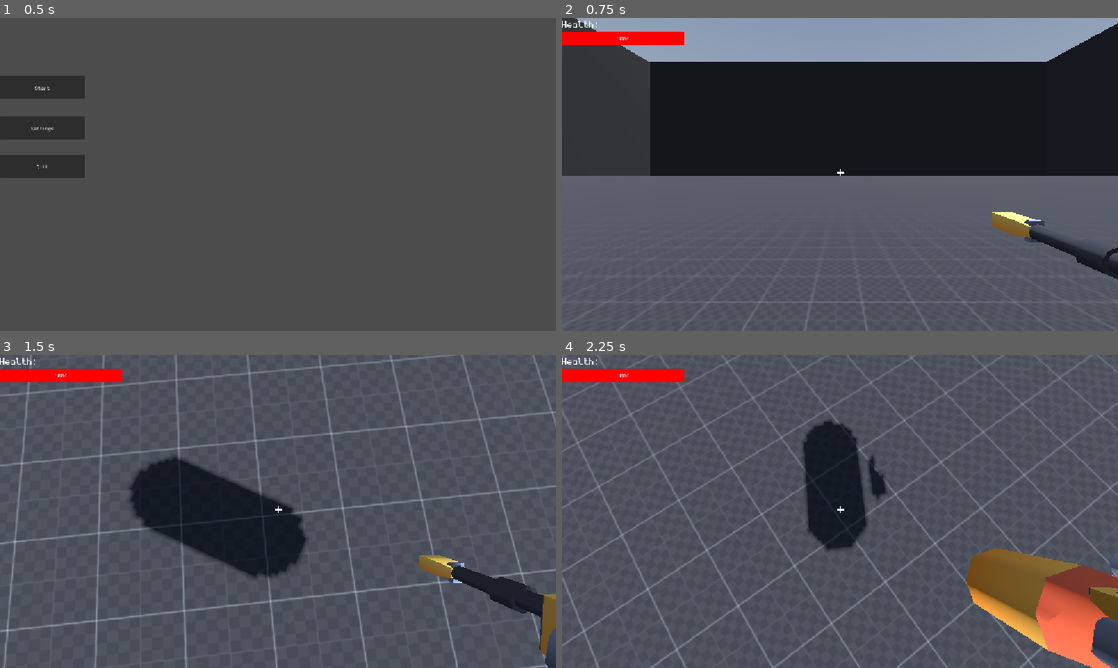
Above: before the commit, frames 1-4 (two rows, left to right).
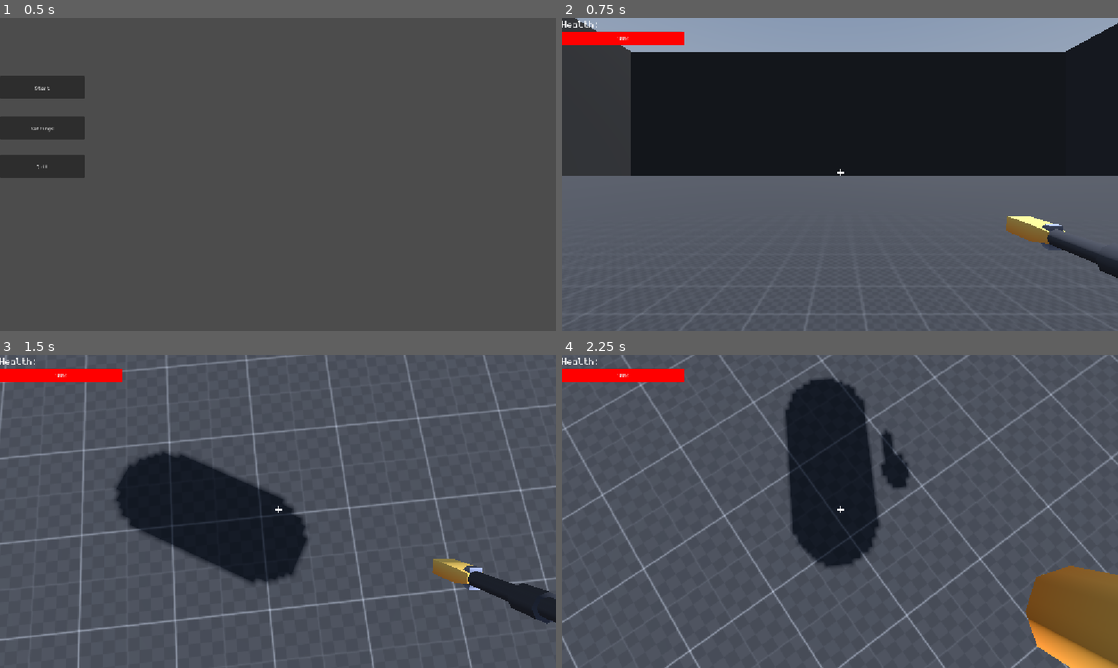
Above: after the commit, the same moments.

Repository: Enkrypt512/Cool-Movement-Game
Game: Godot game, scene res://Scenes/Menu.tscn
Two runs of this game, one before a commit and one after it. Both use one fixed random seed, a clock stepped at 60 frames per second and the inputs below. A sky picture missing from this copy of the repository is replaced by a grey-blue gradient.
Inputs (mouse positions are in pixels of both pictures, inside the frame that each line leads up to):
- Up to frame 1 (0.5 s): no input
- Up to frame 2 (0.75 s): click "Start" at 0.5 s
- Up to frame 3 (1.5 s): tap Enter at 1.25 s; move the mouse to (305, 511) at 1.27 s; press the mouse at (305, 511) at 1.28 s; hold W (Forward) from 1.28 s (still down)
- Up to frame 4 (2.25 s): keep holding W (Forward); tap Space (Jump) at 1.52, 1.82 s; right-click (867, 511) at 1.55 s; move the mouse to (812, 511) at 2.02 s; release the mouse at (812, 511) at 2.03 s; right-click (812, 511) at 2.1 s; click (812, 511) at 2.17 s

Frame 1 is identical in both runs. In frame 2, 4.5% of the frame differs, in the area x 12-100%, y 10-95%; in frame 3, 9.4%; in frame 4, 19%, in the area x 0-100%, y 0-100%.

Commit message:
Fix Bugs And Add Aim Down Sight
Makes The Health Box Actually Add Health And The Enemies Actually Hurt,And Makes The Tooltip For The No Shake Toggle Between The Menu And The Ingame Menu,Aim Down Sight Has Also Been Added

Diff:
--- /dev/null
+++ b/Scenes/Aim Down Sight.tscn
@@ -0,0 +1,22 @@
+[gd_scene format=3 uid="uid://b23jj064p6p7r"]
+
+[ext_resource type="Shader" uid="uid://5g6ukspyfi5j" path="res://Scripts/Aim Down Sight.gdshader" id="1_pe3uq"]
+
+[sub_resource type="ShaderMaterial" id="ShaderMaterial_lmyy4"]
+shader = ExtResource("1_pe3uq")
+shader_parameter/Outer_Color = Color(0, 0, 0, 1)
+shader_parameter/Radius = 200.000007125
+shader_parameter/Shadow_Softness = 84.766003551385
+shader_parameter/Inner_Vignette = 0.35
+shader_parameter/Rim_Width = 6.0
+
+[node name="Aim Down Sight" type="CanvasLayer" unique_id=1922972168]
+layer = -1
+
+[node name="ColorRect" type="ColorRect" parent="." unique_id=636416568]
+material = SubResource("ShaderMaterial_lmyy4")
+anchors_preset = 15
+anchor_right = 1.0
+anchor_bottom = 1.0
+grow_horizontal = 2
+grow_vertical = 2
--- a/Scenes/Bullet.tscn
+++ b/Scenes/Bullet.tscn
@@ -13,7 +13,7 @@
 
 [node name="Collision Detection" type="Area3D" parent="." unique_id=1362840925]
 
-[node name="CollisionShape3D" type="CollisionShape3D" parent="Collision Detection" unique_id=2068731000]
+[node name="Collision Shape" type="CollisionShape3D" parent="Collision Detection" unique_id=2068731000]
 transform = Transform3D(1, 0, 0, 0, 0, -1.0000001, 0, 1.0000001, 0, 0, 0, 0.21542369)
 shape = SubResource("CapsuleShape3D_lmyy4")
 
--- a/Scenes/Menu.tscn
+++ b/Scenes/Menu.tscn
@@ -394,7 +394,7 @@
 offset_top = 438.0
 offset_right = 200.0
 offset_bottom = 478.0
-tooltip_text = "Disables Headbobbing"
+tooltip_text = "Disables Any Kind Of Camera Movement,Such As Headbobbing"
 mouse_filter = 0
 text = "No Shake:"
 horizontal_alignment = 1
--- a/Scenes/Player.tscn
+++ b/Scenes/Player.tscn
@@ -10,10 +10,11 @@
 [ext_resource type="Script" uid="uid://bo826kugag5sx" path="res://Scripts/HUD.gd" id="7_52ee3"]
 [ext_resource type="Texture2D" uid="uid://kprms3v75t44" path="res://Assets/textures/Crosshair.png" id="8_bhhdu"]
 [ext_resource type="PackedScene" uid="uid://bqe7pi6jcjj5f" path="res://Scenes/Speed Lines.tscn" id="10_yoq75"]
+[ext_resource type="PackedScene" uid="uid://b23jj064p6p7r" path="res://Scenes/Aim Down Sight.tscn" id="11_ksbbd"]
 
 [sub_resource type="Animation" id="Animation_ksbbd"]
 resource_name = "Blaster Recoil"
-length = 0.19999999999999998
+length = 0.2
 tracks/0/type = "value"
 tracks/0/imported = false
 tracks/0/enabled = true
@@ -41,7 +42,7 @@
 
 [sub_resource type="Animation" id="Animation_yoq75"]
 resource_name = "Glock Recoil"
-length = 0.19999999999999998
+length = 0.2
 tracks/0/type = "value"
 tracks/0/imported = false
 tracks/0/enabled = true
@@ -69,7 +70,7 @@
 
 [sub_resource type="Animation" id="Animation_miouo"]
 resource_name = "Minigun"
-length = 0.19999999999999998
+length = 0.2
 tracks/0/type = "value"
 tracks/0/imported = false
 tracks/0/enabled = true
@@ -97,7 +98,7 @@
 
 [sub_resource type="Animation" id="Animation_bhhdu"]
 resource_name = "Percision Recoil"
-length = 0.19999999999999998
+length = 0.2
 step = 0.0333333
 tracks/0/type = "value"
 tracks/0/imported = false
@@ -233,10 +234,12 @@
 }
 
 [sub_resource type="CapsuleShape3D" id="CapsuleShape3D_pn0ev"]
+radius = 0.80566406
 height = 3.0
 
 [sub_resource type="CapsuleShape3D" id="CapsuleShape3D_kln2b"]
-height = 1.7
+radius = 0.95410156
+height = 1.9082031
 
 [sub_resource type="CapsuleMesh" id="CapsuleMesh_lmyy4"]
 height = 3.0
@@ -304,7 +307,7 @@
 tracks/0/type = "value"
 tracks/0/imported = false
 tracks/0/enabled = true
-tracks/0/path = NodePath("Neck/Head/Eyes/Recoil/Camera3D:position")
+tracks/0/path = NodePath("Neck/Head/Eyes/Recoil/Camera:position")
 tracks/0/interp = 1
 tracks/0/loop_wrap = true
 tracks/0/keys = {
@@ -332,28 +335,28 @@
 [node name="Recoil" type="Node3D" parent="Neck/Head/Eyes" unique_id=1144209623]
 script = ExtResource("2_megsn")
 
-[node name="Camera3D" type="Camera3D" parent="Neck/Head/Eyes/Recoil" unique_id=1778389079]
-
-[node name="Guns" type="Node3D" parent="Neck/Head/Eyes/Recoil/Camera3D" unique_id=2008800675]
+[node name="Camera" type="Camera3D" parent="Neck/Head/Eyes/Recoil" unique_id=1778389079]
+
+[node name="Guns" type="Node3D" parent="Neck/Head/Eyes/Recoil/Camera" unique_id=2008800675]
 transform = Transform3D(1, 0, 0, 0, 1, 0, 0, 0, 1, 0.70443773, -0.15963483, 0)
 script = ExtResource("2_nn08x")
 
-[node name="Percision" parent="Neck/Head/Eyes/Recoil/Camera3D/Guns" unique_id=991091972 instance=ExtResource("2_5ixxa")]
+[node name="Percision" parent="Neck/Head/Eyes/Recoil/Camera/Guns" unique_id=991091972 instance=ExtResource("2_5ixxa")]
 transform = Transform3D(1, 0, 0, 0, 0.9969055, -0.078607954, 0, 0.078607954, 0.9969055, 0.055000007, -0.0670473, -0.90075874)
 
-[node name="Glock" parent="Neck/Head/Eyes/Recoil/Camera3D/Guns" unique_id=217729379 instance=ExtResource("3_nn08x")]
+[node name="Glock" parent="Neck/Head/Eyes/Recoil/Camera/Guns" unique_id=217729379 instance=ExtResource("3_nn08x")]
 transform = Transform3D(1, 0, 0, 0, 1, 0, 0, 0, 1, 0.14962071, -0.055550218, -0.40853763)
 visible = false
 
-[node name="Blaster" parent="Neck/Head/Eyes/Recoil/Camera3D/Guns" unique_id=305994673 instance=ExtResource("5_bhhdu")]
+[node name="Minigun" parent="Neck/Head/Eyes/Recoil/Camera/Guns" unique_id=562311047 instance=ExtResource("4_52ee3")]
+transform = Transform3D(1, 0, 0, 0, 1, 0, 0, 0, 1, 0.12247503, -0.27970588, -0.7731428)
+visible = false
+
+[node name="Blaster" parent="Neck/Head/Eyes/Recoil/Camera/Guns" unique_id=305994673 instance=ExtResource("5_bhhdu")]
 transform = Transform3D(1, 0, 0, 0, 1, 0, 0, 0, 1, 0.14032531, -0.20808518, -0.6925007)
 visible = false
 
-[node name="Minigun" parent="Neck/Head/Eyes/Recoil/Camera3D/Guns" unique_id=562311047 instance=ExtResource("4_52ee3")]
-transform = Transform3D(1, 0, 0, 0, 1, 0, 0, 0, 1, 0.12247503, -0.27970588, -0.7731428)
-visible = false
-
-[node name="Gun Animations" type="AnimationPlayer" parent="Neck/Head/Eyes/Recoil/Camera3D/Guns" unique_id=179384305]
+[node name="Gun Animations" type="AnimationPlayer" parent="Neck/Head/Eyes/Recoil/Camera/Guns" unique_id=179384305]
 libraries/ = SubResource("AnimationLibrary_yoq75")
 
 [node name="Standing Collision Shape" type="CollisionShape3D" parent="." unique_id=1787137314]
@@ -374,9 +377,6 @@
 transform = Transform3D(1, 0, 0, 0, 1, 0, 0, 0, 1, 0, -0.5, 0)
 visible = false
 mesh = SubResource("CapsuleMesh_i1i1d")
-
-[node name="Speed Lines" parent="." unique_id=711406124 instance=ExtResource("10_yoq75")]
-layer = -1
 
 [node name="HUD" type="Control" parent="." unique_id=769087656]
 layout_mode = 3
@@ -405,6 +405,12 @@
 scale = Vector2(2, 2)
 texture = ExtResource("8_bhhdu")
 
+[node name="Speed Lines" parent="." unique_id=711406124 instance=ExtResource("10_yoq75")]
+layer = -1
+
+[node name="Aim Down Sight" parent="." unique_id=1922972168 instance=ExtResource("11_ksbbd")]
+visible = false
+
 [node name="Multiplayer Synchronizer" type="MultiplayerSynchronizer" parent="." unique_id=698011732]
 replication_config = SubResource("SceneReplicationConfig_bhhdu")
 
--- /dev/null
+++ b/Scripts/Aim Down Sight.gdshader
@@ -0,0 +1,20 @@
+shader_type canvas_item;
+
+uniform vec4 Outer_Color : source_color = vec4(0.0, 0.0, 0.0, 1.0);
+uniform float Radius : hint_range(50.0, 1000.0) = 350.0;
+uniform float Shadow_Softness : hint_range(10.0, 300.0) = 120.0;
+uniform float Inner_Vignette : hint_range(0.0, 1.0) = 0.35;
+uniform float Rim_Width : hint_range(0.0, 30.0) = 6.0;
+
+void fragment() {
+	vec2 Size = 1.0 / SCREEN_PIXEL_SIZE;
+	vec2 Center = Size * 0.5;
+	float Distance = distance(FRAGCOORD.xy, Center);
+	float Outer_Mask = smoothstep(Radius - 2.0, Radius, Distance);
+	float Inner_Shadow = smoothstep(Radius - Shadow_Softness, Radius, Distance);
+	float Glass_Vignette = pow(Distance / Radius, 2.0) * Inner_Vignette;
+	float Rim = smoothstep(Radius - Rim_Width, Radius, Distance) * (1.0 - Outer_Mask);
+	float Total_Darkness = max(Outer_Mask, max(Inner_Shadow, Glass_Vignette));
+	vec3 Final_RGB = mix(Outer_Color.rgb, vec3(0.02), Rim);
+	COLOR = vec4(Final_RGB, Total_Darkness * Outer_Color.a);
+}
--- a/Scripts/Die.gd
+++ b/Scripts/Die.gd
@@ -54,7 +54,7 @@
 			Raw_Cursor_Y_Position if abs(Raw_Cursor_Y_Position) > Deadzone else 0.0
 		)
 		if Stick_Input != Vector2.ZERO:
-			var Speed:float = GameManager.Joystick_Sensitivity * 1200.0
+			var Speed:float = GameManager.Joystick_Sensitivity * 600.0
 			# Dont Know What Type Is Viewport_Size Is :p
 			var Viewport_Size = get_viewport().size
 			Virtual_Mouse_Position += Stick_Input * Speed * delta
--- a/Scripts/Guns.gd
+++ b/Scripts/Guns.gd
@@ -7,34 +7,37 @@
 @onready var Player: CharacterBody3D = $"../../../../../.."
 @onready var Gun_Animations: AnimationPlayer = $"Gun Animations"
 @onready var Recoil: Node3D = $"../.."
+@onready var Camera: Camera3D = $".."
+@onready var Aim_Down_Sight: CanvasLayer = $"../../../../../../Aim Down Sight"
 @export var Guns: Array = []
+@export var Lerp_Speed:int = 10
 var Current_Gun: int = 0
-var Bullet = preload("res://Scenes/Bullet.tscn")
+var Bullet:PackedScene = preload("res://Scenes/Bullet.tscn")
 var Last_Shot_Time: float = 0.0
 var Continuous_Fire_Time: float = 0.0
 
-@export var Gun_Cooldowns = {
+@export var Gun_Cooldowns:Dictionary = {
 	"Percision": 0.3,
 	"Glock": 0.25,
 	"Minigun": 0.05,
 	"Blaster": 0.6
 }
 
-@export var Gun_Damages = {
+@export var Gun_Damages:Dictionary = {
 	"Percision": 50,
 	"Glock": 20,
 	"Minigun": 10,
 	"Blaster": 70
 }
 
-@export var Gun_Recoils = {
+@export var Gun_Recoils:Dictionary = {
 	"Percision": Vector3(12.0, 0.5, 0.5),
 	"Glock": Vector3(3.5, 1.5, 1.0),
 	"Minigun": Vector3(5.0, 3.0, 2.0),
 	"Blaster": Vector3(80.0, 0.2, 3.0)
 }
 
-@export var Gun_Recoil_Speeds = {
+@export var Gun_Recoil_Speeds:Dictionary = {
 	"Percision": Vector2(20.0, 3.0),
 	"Glock":     Vector2(18.0, 4.0),
 	"Minigun":   Vector2(20.0, 2.0),
@@ -71,8 +74,14 @@
 				Bullet_Instance.global_transform = Active_Gun.global_transform
 				Bullet_Instance.Damage = Gun_Damages.get(Current_Gun_Name, 10)
 				Bullet_Instance.Gun_Type = Current_Gun_Name
-				if Gun_Animations.has_animation(str(Guns[Current_Gun].name) + " Recoil"):
-					Gun_Animations.play(str(Guns[Current_Gun].name) + " Recoil")
+				Gun_Animations.play(str(Guns[Current_Gun].name) + " Recoil")
 				var Current_Recoil: Vector3 = Gun_Recoils.get(Current_Gun_Name, Vector3(2.0, 1.0, 0.5))
 				var Current_Speeds: Vector2 = Gun_Recoil_Speeds.get(Current_Gun_Name, Vector2(15.0, 8.0))
 				Recoil.Add_Recoil(Current_Recoil, Current_Speeds.x, Current_Speeds.y)
+
+		if Input.is_action_pressed("Aim Down Sight"):
+			Camera.fov = lerp(int(Camera.fov),20,delta * Lerp_Speed)
+			Aim_Down_Sight.visible = true
+		else:
+			Camera.fov = lerp(int(Camera.fov),70,delta * Lerp_Speed)
+			Aim_Down_Sight.visible = false
--- a/Scripts/Healing_Box.gd
+++ b/Scripts/Healing_Box.gd
@@ -15,7 +15,7 @@
 
 func Body_Entered(Body):
 	if Body.name == "Player":
-		if Body.Health >= 99:
+		if Body.Health <= 99:
 			Body.Health += 30
 		else:
 			pass
--- a/Scripts/InGame Menu.gd
+++ b/Scripts/InGame Menu.gd
@@ -2,6 +2,7 @@
 
 var Current_Button : Button
 @export var Save_Path:String = "user://Settings.cfg"
+var Local_Player:CharacterBody3D = null
 
 @onready var Forward: Button = $Settings/Binds/Forward
 @onready var Backward: Button = $Settings/Binds/Backward
--- a/Scripts/Main.gd
+++ b/Scripts/Main.gd
@@ -4,6 +4,13 @@
 @onready var InGame_Menu: Control = $Control
 @onready var Floor: CSGBox3D = $"Navigation Region/Floor"
 @onready var Spawn_Locations: Node3D = $"Spawn Locations"
+@onready var Binds: Control = $Control/Settings/Binds
+@onready var Main_Settings: Control = $Control/Settings/Main
+@onready var Quit_Settings: Button = $Control/Settings/Quit
+@onready var Resume: Button = $Control/Start
+@onready var Settings_button: Button = $Control/Settings_Button
+@onready var Quit_Menu: Button = $Control/Quit
+@onready var Back_To_Menu: Button = $"Control/Back To Menu"
 var Health_Box:PackedScene = preload("res://Scenes/Healing_Box.tscn")
 var Enemey:PackedScene = preload("res://Scenes/Enemy.tscn")
 var Last_Spawn_Time: float = 0.0
@@ -16,6 +23,7 @@
 	Virtual_Mouse_Position = get_viewport().get_mouse_position()
 	get_tree().node_added.connect(On_Node_Added)
 	Find_Local_Player()
+	Resume.pressed.connect(Resume_Game)
 
 func On_Node_Added(node: Node) -> void:
 	if node.is_in_group("Player"):
@@ -62,7 +70,7 @@
 			Raw_Cursor_Y_Position if abs(Raw_Cursor_Y_Position) > Deadzone else 0.0
 		)
 		if Stick_Input != Vector2.ZERO:
-			var Speed:float = GameManager.Joystick_Sensitivity * 1200.0
+			var Speed:float = GameManager.Joystick_Sensitivity * 600.0
 			var Viewport_Size = get_viewport().size
 			Virtual_Mouse_Position += Stick_Input * Speed * delta
 			Virtual_Mouse_Position.x = clamp(Virtual_Mouse_Position.x, 0.0, Viewport_Size.x)
@@ -98,10 +106,24 @@
 			if InGame_Menu.has_method("Save_Game_Settings"):
 				InGame_Menu.Save_Game_Settings()
 			InGame_Menu.visible = false
+			Quit_Settings.visible = false
+			Binds.visible = false
+			Main_Settings.visible = false
+			Resume.visible = true
+			Settings_button.visible = true
+			Quit_Menu.visible = true
+			Back_To_Menu.visible = true
 			Input.mouse_mode = Input.MOUSE_MODE_CAPTURED
 			Set_HUD_Visibility(true)
 		else:
 			InGame_Menu.visible = true
+			Quit_Settings.visible = true
+			Binds.visible = false
+			Main_Settings.visible = false
+			Resume.visible = true
+			Settings_button.visible = true
+			Quit_Menu.visible = true
+			Back_To_Menu.visible = true
 			Input.mouse_mode = Input.MOUSE_MODE_VISIBLE
 			Set_HUD_Visibility(false)
 		return
@@ -136,3 +158,7 @@
 		DisplayServer.window_set_mode(DisplayServer.WINDOW_MODE_FULLSCREEN)
 	else:
 		DisplayServer.window_set_mode(DisplayServer.WINDOW_MODE_WINDOWED)
+
+func Resume_Game():
+	Input.mouse_mode = Input.MOUSE_MODE_CAPTURED
+	Set_HUD_Visibility(true)
--- a/Scripts/Menu.gd
+++ b/Scripts/Menu.gd
@@ -90,7 +90,7 @@
 		Raw_Cursor_Y_Position if abs(Raw_Cursor_Y_Position) > Deadzone else 0.0
 	)
 	if Stick_Input != Vector2.ZERO:
-		var Speed:float = GameManager.Joystick_Sensitivity * 1200.0
+		var Speed:float = GameManager.Joystick_Sensitivity * 600.0
 		# Dont Know What Type Viewport_Size Is :p
 		var Viewport_Size = get_viewport().size
 		Virtual_Mouse_Position += Stick_Input * Speed * delta
@@ -127,7 +127,7 @@
 		get_viewport().set_input_as_handled()
 		return
 
-	if (event.is_action("Jump") or event.is_action("jump")) and not event.is_echo():
+	if event.is_action("Jump") and not event.is_echo():
 		if not Current_Button:
 			var Click_Event:InputEventMouseButton = InputEventMouseButton.new()
 			Click_Event.button_index = MOUSE_BUTTON_LEFT
--- a/Scripts/player.gd
+++ b/Scripts/player.gd
@@ -13,7 +13,7 @@
 @onready var Standing_Collision_Shape: CollisionShape3D = $"Standing Collision Shape"
 @onready var Crouching_Collision_Shape: CollisionShape3D = $"Crouching Collision Shape"
 @onready var Neck: Node3D = $Neck
-@onready var Camera: Camera3D = $Neck/Head/Eyes/Recoil/Camera3D
+@onready var Camera: Camera3D = $Neck/Head/Eyes/Recoil/Camera
 @onready var Eyes: Node3D = $Neck/Head/Eyes
 @onready var Standing_Shape: MeshInstance3D = $"Standing Shape"
 @onready var Crouching_Shape: MeshInstance3D = $"Crouching Shape"
--- a/icon.svg
+++ /dev/null
@@ -1 +0,0 @@
-<svg xmlns="http://www.w3.org/2000/svg" width="128" height="128"><rect width="124" height="124" x="2" y="2" fill="#363d52" stroke="#212532" stroke-width="4" rx="14"/><g fill="#fff" transform="translate(12.322 12.322)scale(.101)"><path d="M105 673v33q407 354 814 0v-33z"/><path fill="#478cbf" d="m105 673 152 14q12 1 15 14l4 67 132 10 8-61q2-11 15-15h162q13 4 15 15l8 61 132-10 4-67q3-13 15-14l152-14V427q30-39 56-81-35-59-83-108-43 20-82 47-40-37-88-64 7-51 8-102-59-28-123-42-26 43-46 89-49-7-98 0-20-46-46-89-64 14-123 42 1 51 8 102-48 27-88 64-39-27-82-47-48 49-83 108 26 42 56 81zm0 33v39c0 276 813 276 814 0v-39l-134 12-5 69q-2 10-14 13l-162 11q-12 0-16-11l-10-65H446l-10 65q-4 11-16 11l-162-11q-12-3-14-13l-5-69z"/><path d="M483 600c0 34 58 34 58 0v-86c0-34-58-34-58 0z"/><circle cx="725" cy="526" r="90"/><circle cx="299" cy="526" r="90"/></g><g fill="#414042" transform="translate(12.322 12.322)scale(.101)"><circle cx="307" cy="532" r="60"/><circle cx="717" cy="532" r="60"/></g></svg>
--- a/project.godot
+++ b/project.godot
@@ -11,9 +11,10 @@
 [application]
 
 config/name="Cool Movement Game"
+config/version="0.2"
 run/main_scene="uid://bo4lgf8hrh8b3"
 config/features=PackedStringArray("4.8", "Forward Plus")
-config/icon="res://icon.svg"
+config/icon="uid://hfgsgnyrr2af"
 
 [autoload]
 
@@ -304,6 +305,14 @@
 "pressure": 0.0,
 "pressed": true,
 "script": null
+), Object(InputEventJoypadButton,
+"resource_local_to_scene": false,
+"resource_name": "",
+"device": -1,
+"button_index": 5,
+"pressure": 0.0,
+"pressed": true,
+"script": null
 )]
 }
 Freelook={
@@ -465,6 +474,36 @@
 "script": null
 )]
 }
+"Aim Down Sight"={
+"deadzone": 0.2,
+"events": [Object(InputEventMouseButton,
+"resource_local_to_scene": false,
+"resource_name": "",
+"device": -1,
+"window_id": 0,
+"alt_pressed": false,
+"shift_pressed": false,
+"ctrl_pressed": false,
+"meta_pressed": false,
+"button_mask": 0,
+"position": Vector2(0, 0),
+"global_position": Vector2(0, 0),
+"factor": 1.0,
+"button_index": 2,
+"canceled": false,
+"pressed": false,
+"double_click": false,
+"script": null
+), Object(InputEventJoypadButton,
+"resource_local_to_scene": false,
+"resource_name": "",
+"device": -1,
+"button_index": 7,
+"pressure": 0.0,
+"pressed": true,
+"script": null
+)]
+}
 
 [physics]
 
@@ -476,6 +515,8 @@
 rendering_device/fallback_to_d3d12=false
 textures/vram_compression/import_etc2_astc=true
 viewport/hdr_2d=true
+anti_aliasing/quality/msaa_2d=3
+anti_aliasing/quality/screen_space_aa=2
 
 [xr]
 
Not shown, added: Scripts/Aim Down Sight.gdshader.uid
Not shown, changed: export_presets.cfg
Binary file added: icon.png
Not shown, changed: icon.png.import
